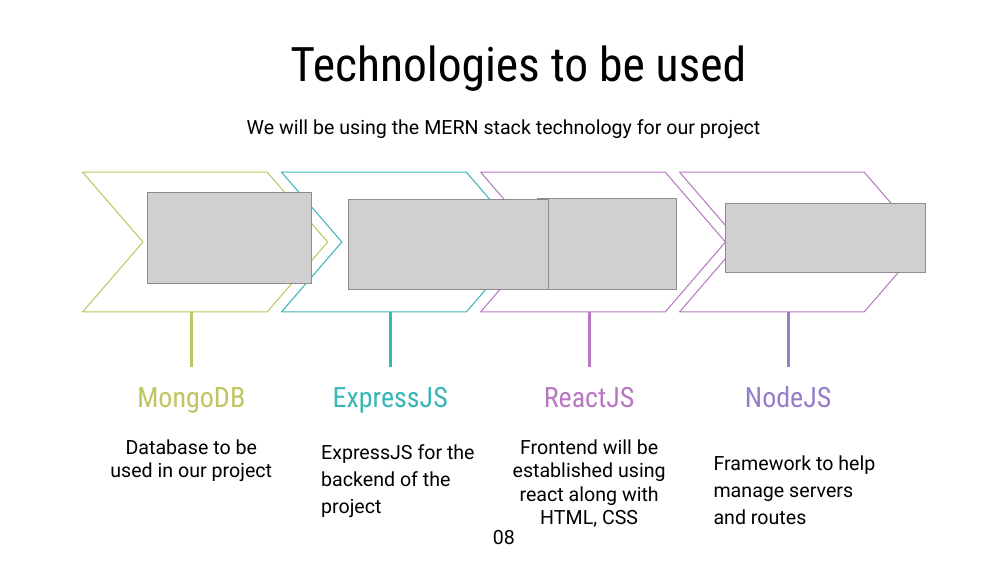
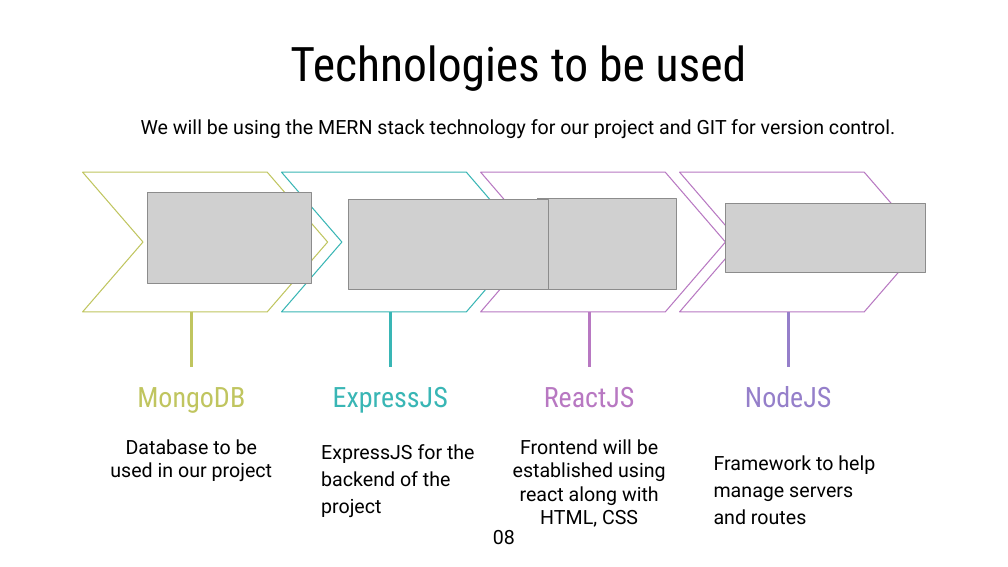
Before and after one commit to Maliha-Zaman/Spectrum, a slide deck: slide 8 of Presentations/Spectrum_ProposalPresentation.pptx. Drawn at 1008x567 pixels with LibreOffice and Linux fonts; fonts in the diff are those of the drawing; grey boxes stand for pictures. Boxes give left, top, right and bottom in pixels: in the first picture for what was removed or moved away, otherwise in the second. Text is boxed around its words. In the diff, an @@ line names an element or a change of style, - is before the commit and + after.

Commit message:
PresentationSlideAdded

```diff
--- a/Presentations/Spectrum_ProposalPresentation.pptx
+++ b/Presentations/Spectrum_ProposalPresentation.pptx
@@ text at [141,119,895,139]: text changed @@
-We will be using the MERN stack technology for our project
+We will be using the MERN stack technology for our project and GIT for version control.
```
Also in this commit, not shown: 2 other slides changed.
